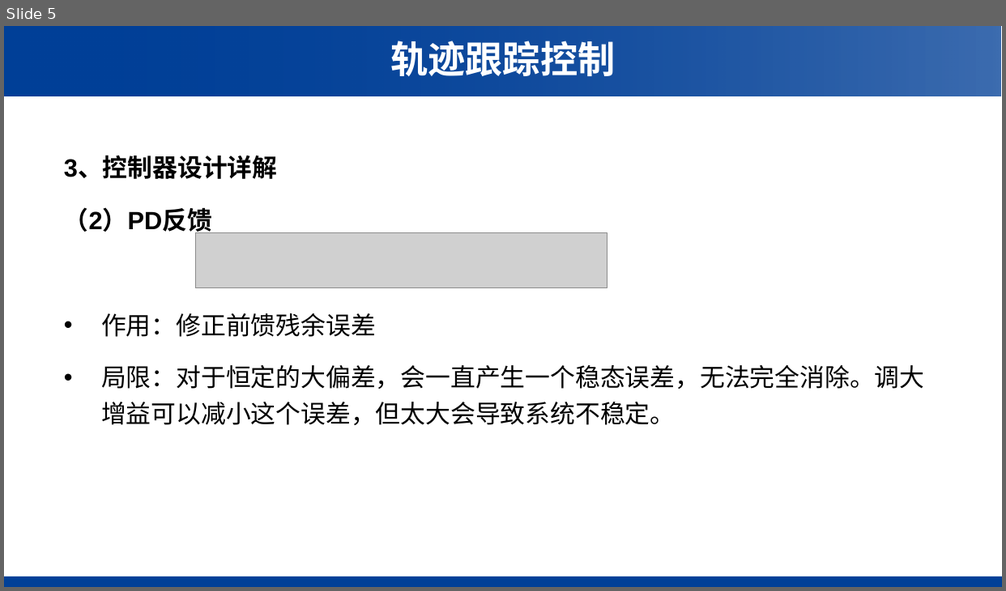
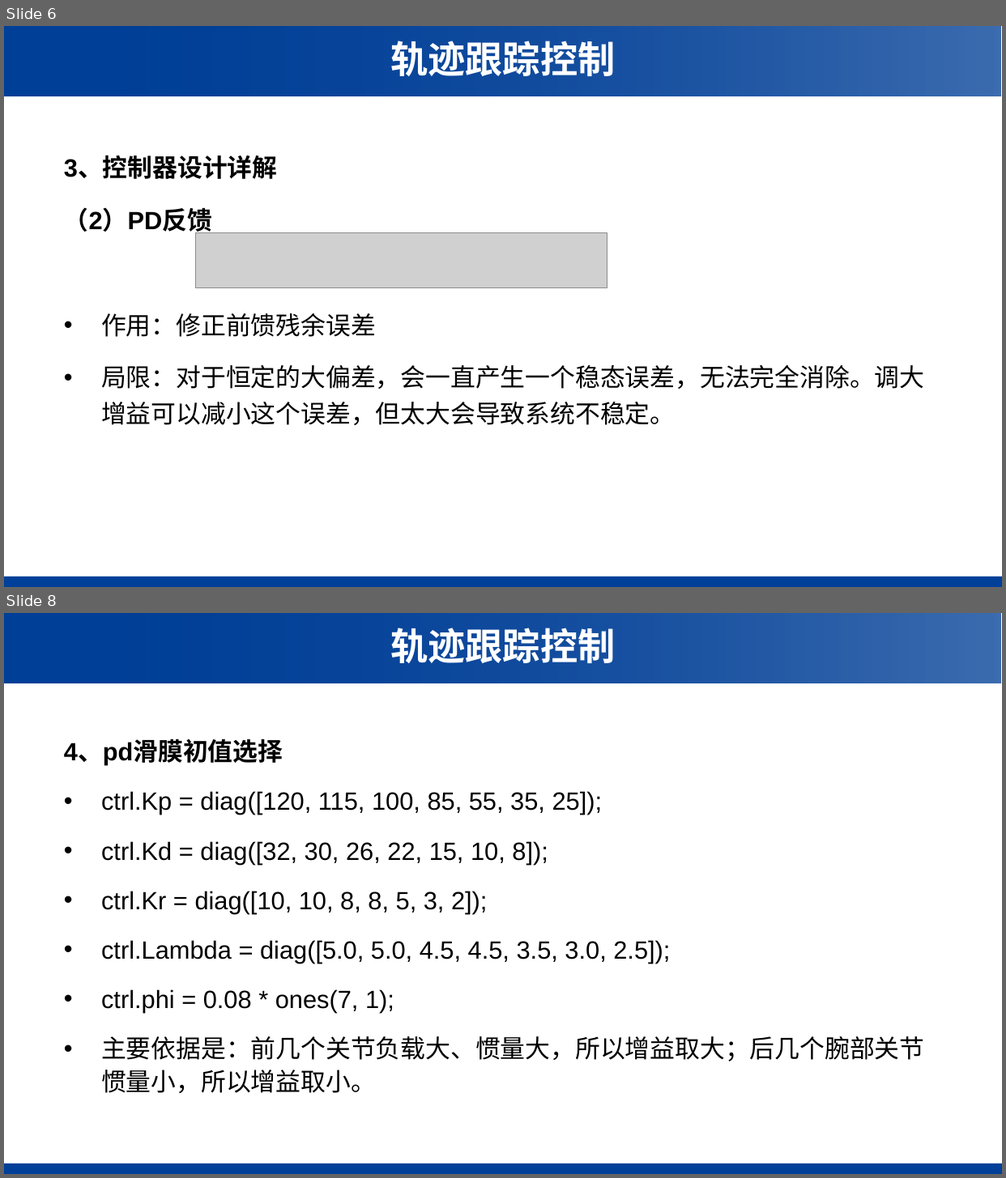
Before and after one commit to kuixuanji/NumericalAnalysis, a slide deck: 参数不准动力学建模.pptx. Shown one above the other, each under a label of ours: slide 5 before the commit, slides 6 and 8 after it; the slides between them are not shown. The pictures are 1006x591 and 1006x1178 pixels, drawn with LibreOffice and Linux fonts; fonts in the diff are those of the drawing; grey boxes stand for pictures; background and template pictures are left out. Boxes give left, top, right and bottom in pixels: in the first picture for what was removed or moved away, otherwise in the second. Text is boxed around its words. In the diff, an @@ line names an element or a change of style, - is before the commit and + after.

```diff
--- a/参数不准动力学建模.pptx
+++ b/参数不准动力学建模.pptx
@@ slide 8 added at <box>4,613,1002,1174</box>, background #FFFFFF; not listed: 3 template elements that a slide beside it also shows @@
@@ text added at <box>390,628,615,663</box>, 36 pt, text #FFFFFF, bold @@
+轨迹跟踪控制
@@ text added at <box>64,741,924,1093</box>, 24 pt, text #000000 @@
+4、pd滑膜初值选择
+• ctrl.Kp = diag([120, 115, 100, 85, 55, 35, 25]);
+• ctrl.Kd = diag([32, 30, 26, 22, 15, 10, 8]);
+• ctrl.Kr = diag([10, 10, 8, 8, 5, 3, 2]);
+• ctrl.Lambda = diag([5.0, 5.0, 4.5, 4.5, 3.5, 3.0, 2.5]);
+• ctrl.phi = 0.08 * ones(7, 1);
+• 主要依据是：前几个关节负载大、惯量大，所以增益取大；后几个腕部关节惯量小，所以增益取小。
@@ what was slide 5 is now slide 6 @@
```
Also in this commit, not shown: 3 slides changed, 6 other slides added, 2 other files.
